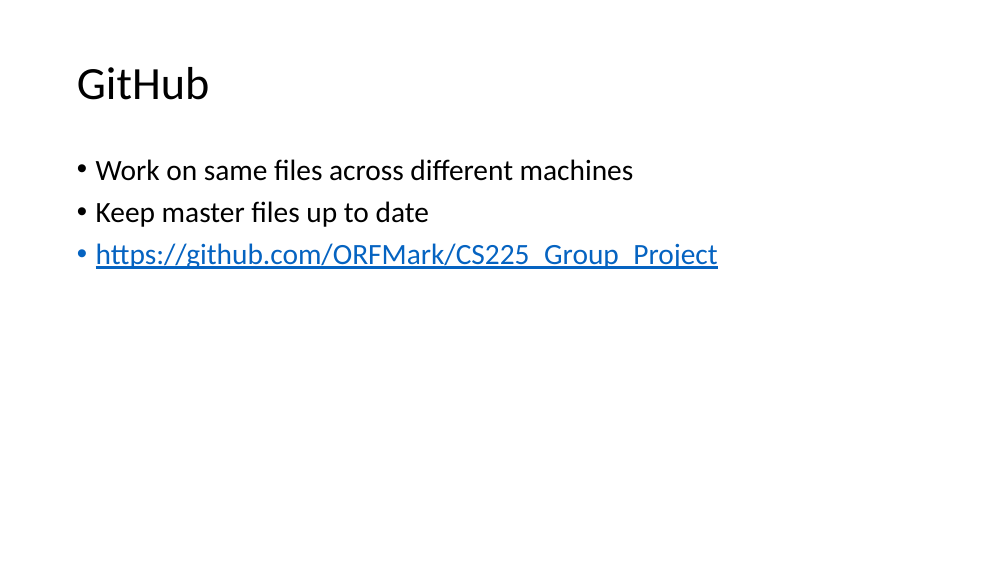
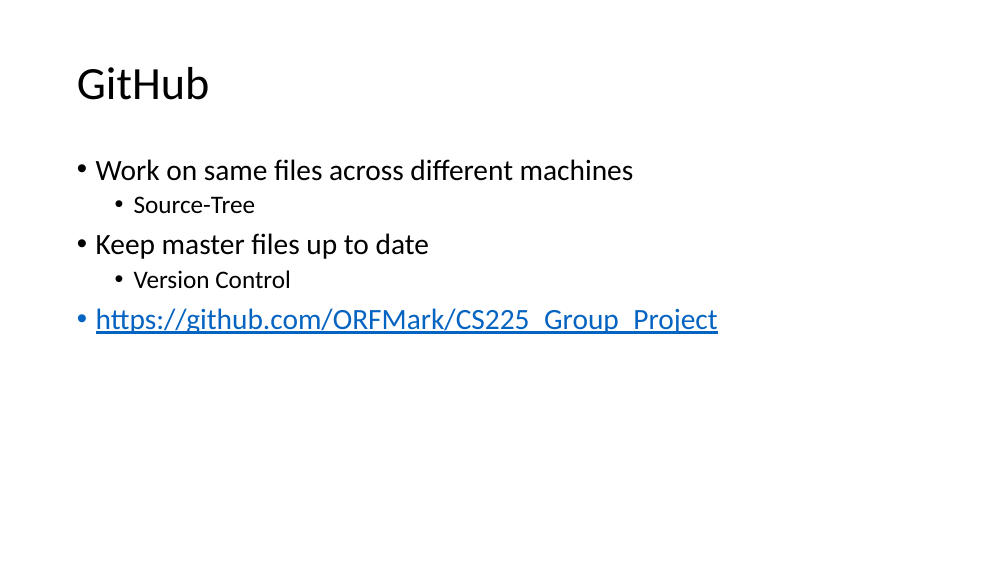
Before and after one commit to ORFMark/CS225_Group_Project, a slide deck: slide 5 of Docs/CS225_PPT.pptx. Drawn at 1008x567 pixels with LibreOffice and Linux fonts; fonts in the diff are those of the drawing. Boxes give left, top, right and bottom in pixels: in the first picture for what was removed or moved away, otherwise in the second. Text is boxed around its words. In the diff, an @@ line names an element or a change of style, - is before the commit and + after.

Commit message:
added UML to the powerpoint

```diff
--- a/Docs/CS225_PPT.pptx
+++ b/Docs/CS225_PPT.pptx
@@ text at box(134, 196, 256, 213): paragraph added @@
+  • Source-Tree
@@ text at box(134, 270, 291, 288): paragraph added @@
+  • Version Control
```
Also in this commit, not shown: 1 other slide changed, 12 other files.
